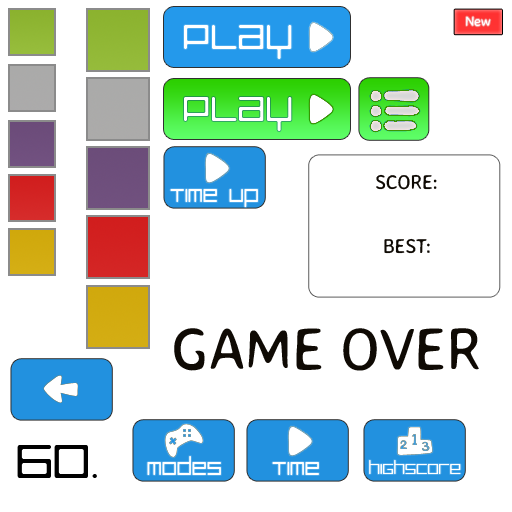
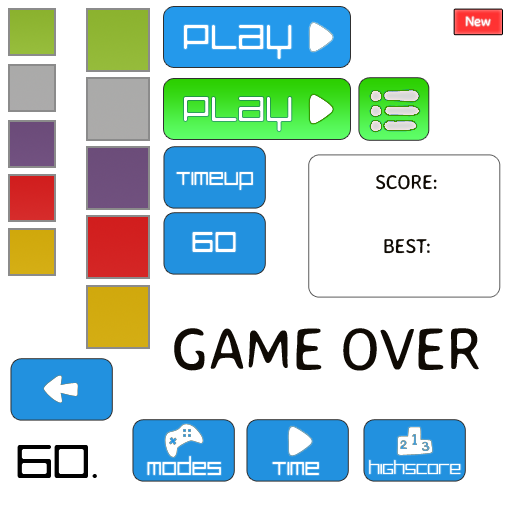
The second 512px x 512px image is a revision of the first. Changes to its layers:
added layer "60secs" in group "PlayModes" over left=192, top=232, right=236, bottom=252
added layer "play60seconds" in group "PlayModes" over left=164, top=213, right=265, bottom=274
painted on "TimerUp" over left=170, top=172, right=258, bottom=207
removed layer "plyUpIcon" from group "PlayModes" over left=205, top=153, right=230, bottom=183
